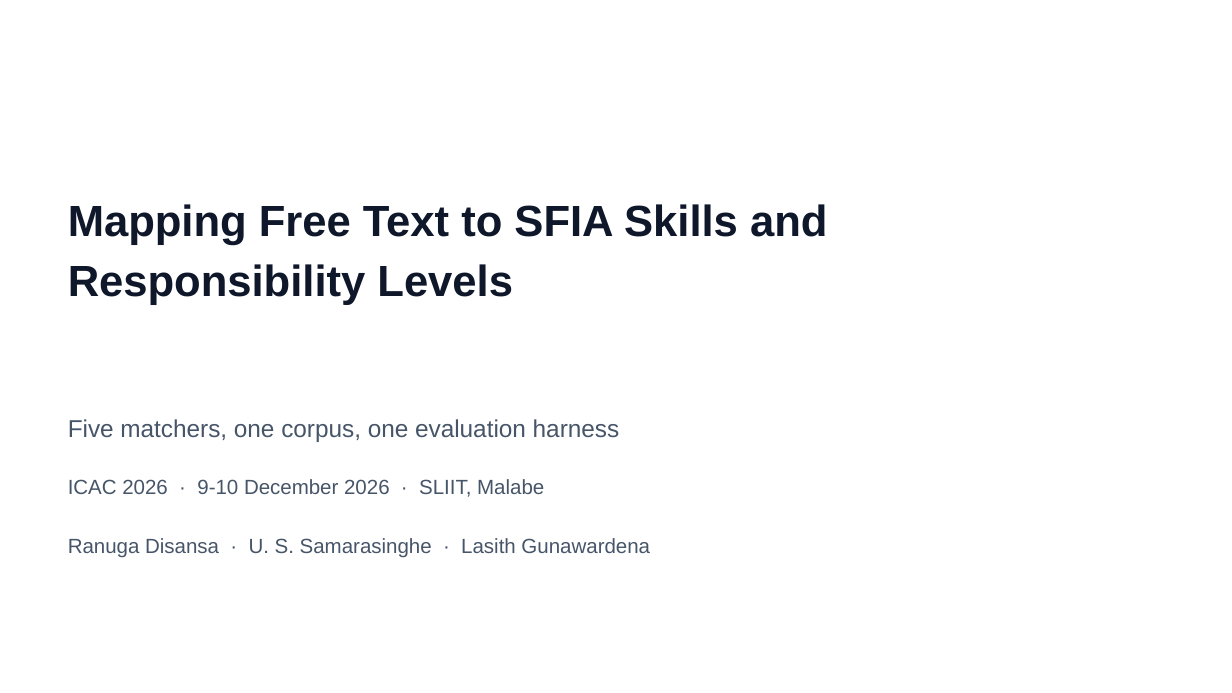
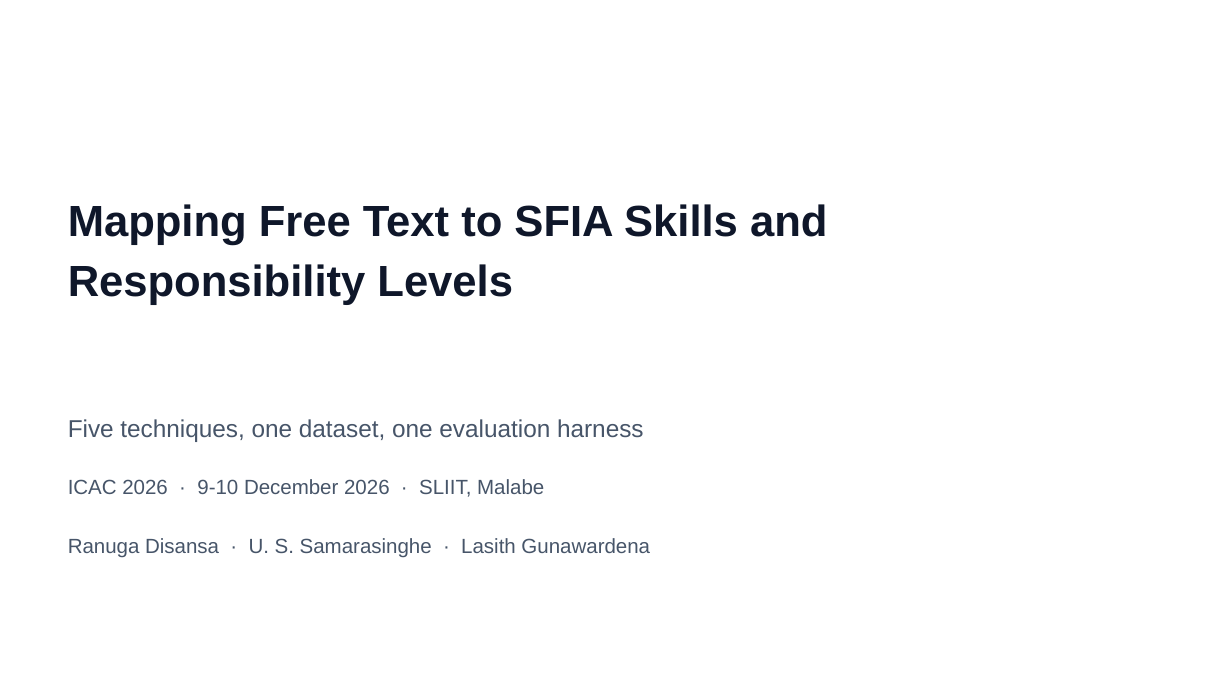
Before and after one commit to prdai/sfia-structured-skill-extraction, a slide deck: slide 1 of talk/deck/sfia-icac-2026.pptx. Drawn at 1232x693 pixels with LibreOffice and Linux fonts; fonts in the diff are those of the drawing. Boxes give left, top, right and bottom in pixels: in the first picture for what was removed or moved away, otherwise in the second. Text is boxed around its words. In the diff, an @@ line names an element or a change of style, - is before the commit and + after.

```diff
--- a/talk/deck/sfia-icac-2026.pptx
+++ b/talk/deck/sfia-icac-2026.pptx
@@ text at <box>68,419,644,442</box>: text changed @@
-Five matchers, one corpus, one evaluation harness
+Five techniques, one dataset, one evaluation harness
```
Also in this commit, not shown: 1 other slide changed, 10 slides added, 16 slides removed, 5 other files.
